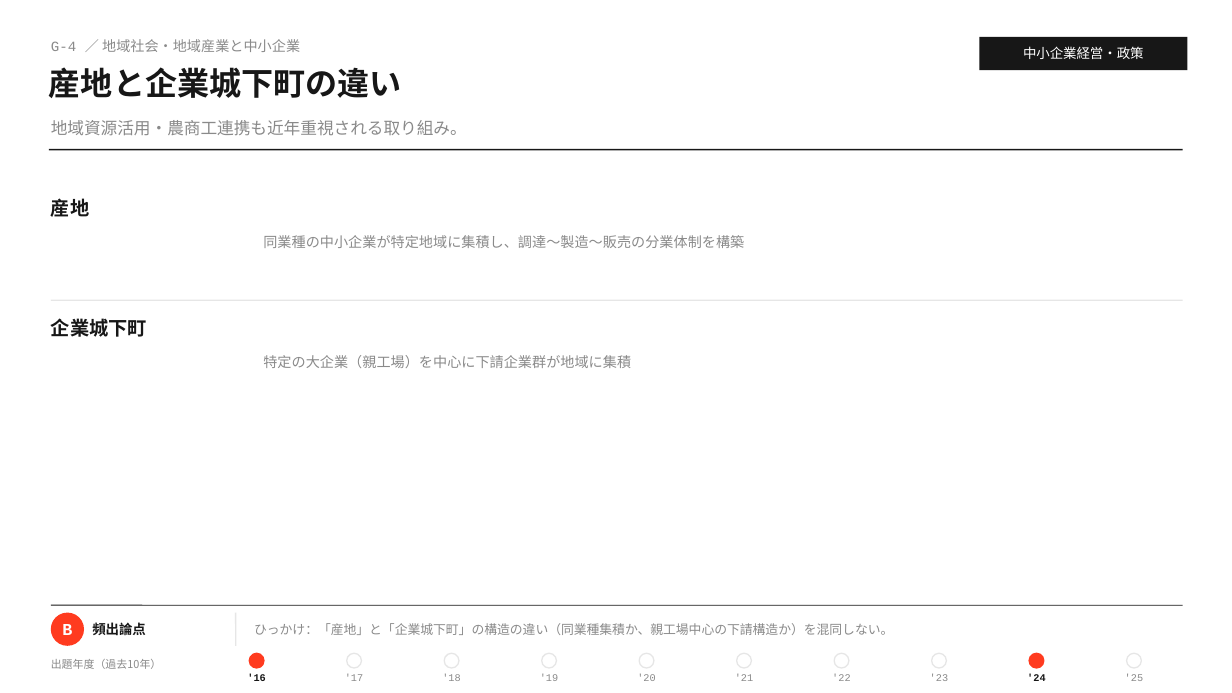
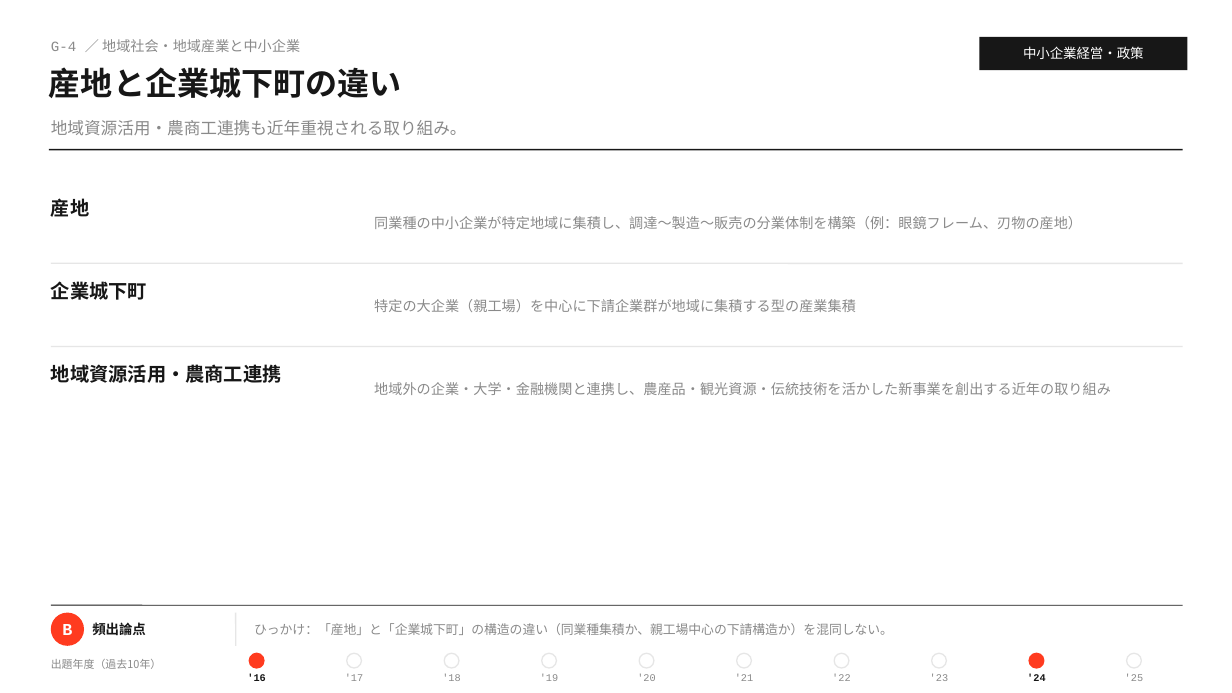
Before and after one commit to MasatoshiSano/SMEC, a slide deck: slide 8 of slides/1st_stage/G_sme_management_policy.pptx. Drawn at 1232x693 pixels with LibreOffice and Linux fonts; fonts in the diff are those of the drawing. Boxes give left, top, right and bottom in pixels: in the first picture for what was removed or moved away, otherwise in the second. Text is boxed around its words. In the diff, an @@ line names an element or a change of style, - is before the commit and + after.

```diff
--- a/slides/1st_stage/G_sme_management_policy.pptx
+++ b/slides/1st_stage/G_sme_management_policy.pptx
@@ text at <box>374,216,1082,229</box>: text changed @@
-同業種の中小企業が特定地域に集積し、調達〜製造〜販売の分業体制を構築
+同業種の中小企業が特定地域に集積し、調達〜製造〜販売の分業体制を構築（例：眼鏡フレーム、刃物の産地）
@@ line moved from (51, 300) - (1183, 300) to (51, 263) - (1183, 263) @@
@@ text "企業城下町": place and size @@
-text "企業城下町" at <box>51,318,147,337</box>
+text "企業城下町" at <box>51,281,147,300</box>
@@ text at <box>374,299,856,312</box>: text changed @@
-特定の大企業（親工場）を中心に下請企業群が地域に集積
+特定の大企業（親工場）を中心に下請企業群が地域に集積する型の産業集積
@@ line added from (51, 347) to (1183, 347), #E6E6E6 1 pt @@
@@ text added at <box>51,364,282,383</box>, 15 pt, text #171717, bold @@
+地域資源活用・農商工連携
@@ text added at <box>374,382,1111,395</box>, 11 pt, text #8A8A8A @@
+地域外の企業・大学・金融機関と連携し、農産品・観光資源・伝統技術を活かした新事業を創出する近年の取り組み
```
Also in this commit, not shown: 11 other slides changed, 18 slides added, 2 other files.
